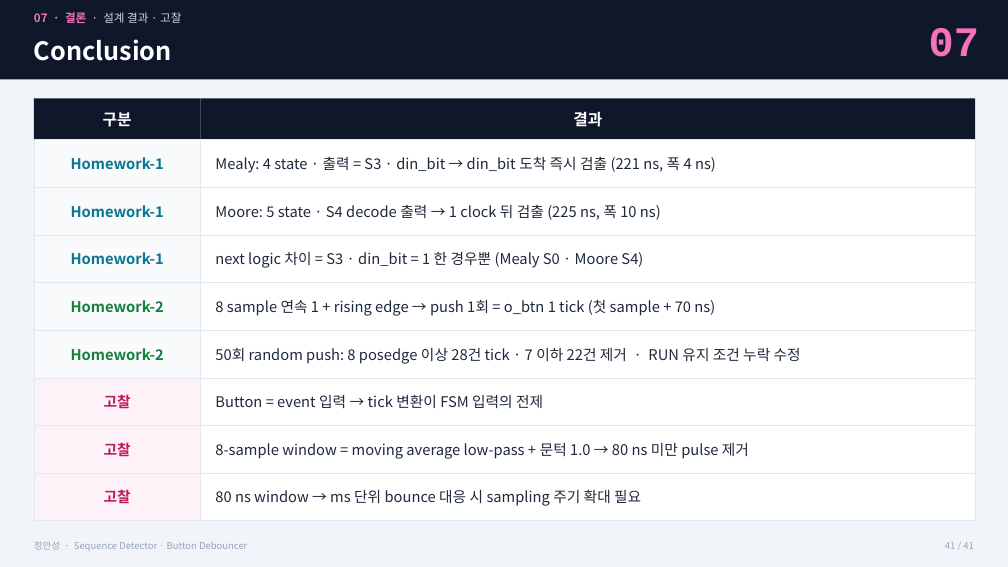
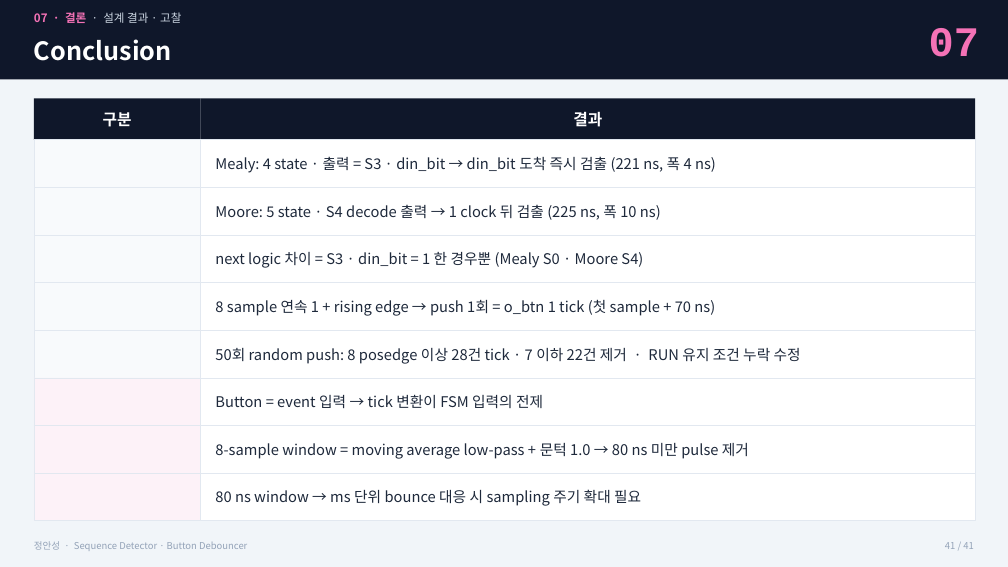
Before and after one commit to kimsacademy1234-max/System_Verilog, a slide deck: slide 34 of homework/1012_debouncer_project/Debouncer_FSM_정안성.pptx. Drawn at 1008x567 pixels with LibreOffice and Linux fonts; fonts in the diff are those of the drawing. Boxes give left, top, right and bottom in pixels: in the first picture for what was removed or moved away, otherwise in the second. Text is boxed around its words. In the diff, an @@ line names an element or a change of style, - is before the commit and + after.

```diff
--- a/homework/1012_debouncer_project/Debouncer_FSM_정안성.pptx
+++ b/homework/1012_debouncer_project/Debouncer_FSM_정안성.pptx
@@ text removed at [71, 157, 164, 169] @@
-Homework-1
@@ text removed at [71, 205, 164, 217] @@
-Homework-1
@@ text removed at [71, 252, 164, 264] @@
-Homework-1
@@ text removed at [71, 300, 164, 312] @@
-Homework-2
@@ text removed at [71, 348, 164, 360] @@
-Homework-2
@@ text removed at [104, 394, 131, 409] @@
-고찰
@@ text removed at [104, 442, 131, 457] @@
-고찰
@@ text removed at [104, 489, 131, 504] @@
-고찰
```
Also in this commit, not shown: 15 other files.
